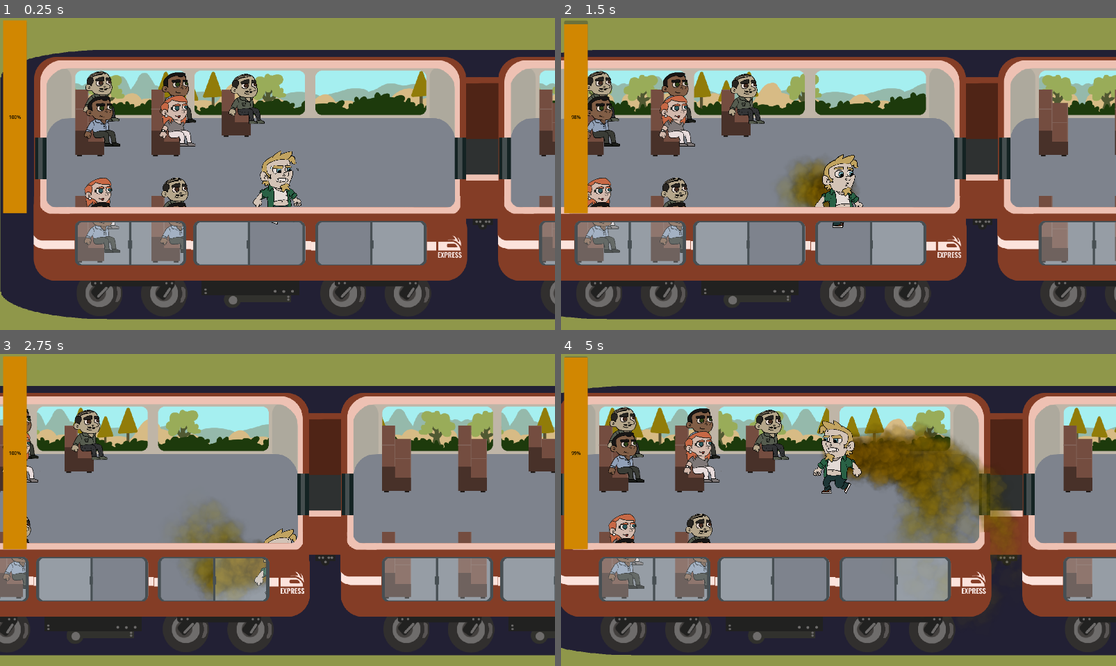
Above: before the commit, frames 1-4 (two rows, left to right).
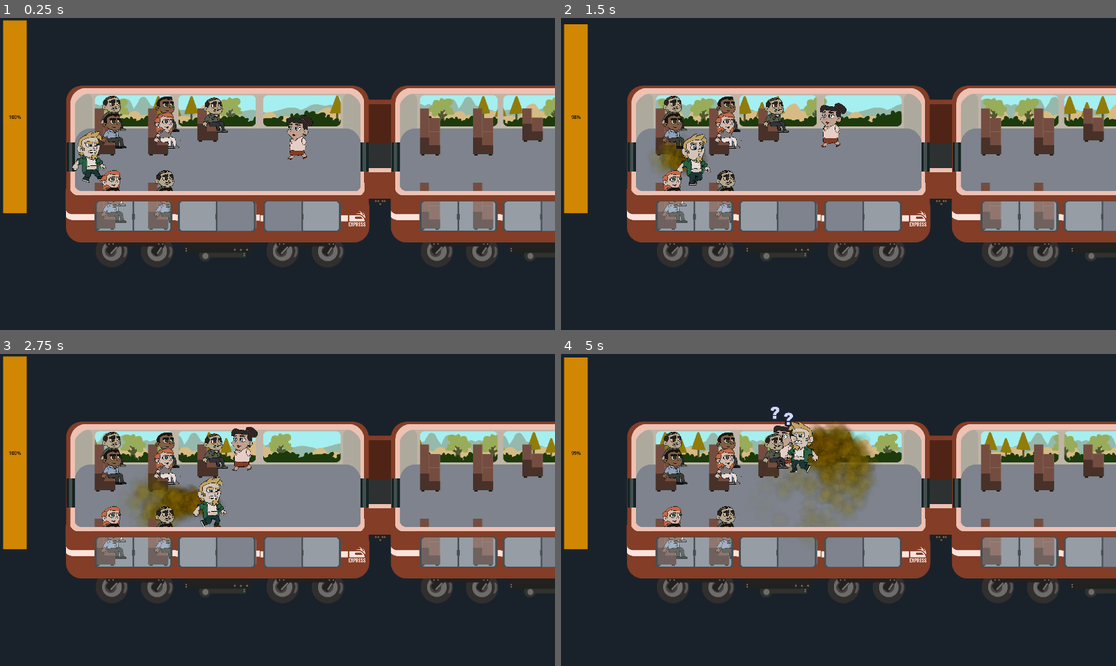
Above: after the commit, the same moments.

Repository: caiotava/Fart-Ninja
Game: Godot game, scene res://main.tscn
Same seed, same stepped clock (60 frames per second), same inputs: the game is played once before the commit and once after it. Sound files missing from this copy of the repository are replaced by a short silence.
Inputs:
- Up to frame 1 (0.25 s): no input
- Up to frame 2 (1.5 s): tap Enter at 0.5 s; hold Right (player_right) 0.53-1.28 s; hold Space (keep) 0.53-1.28 s; hold Down (player_down) from 1.28 s (still down); tap Space (keep) at 1.35 s
- Up to frame 3 (2.75 s): release Down (player_down) at 2.03 s; hold Right (player_right) from 2.03 s (still down); hold Space (keep) from 2.03 s (still down)
- Up to frame 4 (5 s): release Right (player_right) at 2.78 s; release Space (keep) at 2.78 s; hold Up (player_up) 2.78-3.53 s; tap Space (keep) at 2.85, 4.35 s; hold Space (keep) 3.53-4.28 s; hold Left (player_left) from 3.53 s (still down)

The runs differ from the first frame. In frame 1, 69% of the frame differs, in the area x 0-100%, y 0-100%; in frame 2, 71%; in frame 3, 72%; in frame 4, 73%.

Commit message:
feat: add passenger alert signs

Diff:
--- a/passengers/passenger.gd
+++ b/passengers/passenger.gd
@@ -1,5 +1,7 @@
 extends CharacterBody2D
 class_name Passenger
+
+enum ALERT_LEVEL {NONE, QUESTION, EXCLAMATION, ANGRY}
 
 var default_path_length : Array[Vector2] = [Vector2(300, 230), Vector2(1800, 920)]
 var default_sitting_position : Vector2 = Vector2(71.429, -171.429)
@@ -18,19 +20,32 @@
 @export var game_over_time: float = 2.0
 @export var inverte_flip: bool = false
 
+@export_group("Alert Timers")
+@export var alert_question_time: float = 1.2
+@export var alert_exclamation_time: float = 1.3
+@export var alert_angry_time: float = 1.5
+@export var alert_gameover_time: float = 2
+
 @onready var navigation_agent: NavigationAgent2D = $NavigationAgent2D
 @onready var animation_sprite: AnimatedSprite2D = $AnimatedSprite2D
 @onready var timer_walking : Timer = $TimerWalking
 @onready var timer_stand_up : Timer = $TimerStandUp
 @onready var timer_game_over: Timer = $TimerGameOver
+@onready var timer_alert_question: Timer = $TimerAlertQuestion
+@onready var timer_alert_exclamation: Timer = $TimerAlertExclamation
+@onready var alert_sign : Sprite2D = $AlertSign
+@onready var animation_player : AnimationPlayer = $AnimationPlayer
 
 var is_sitting = false;
 var nearest_seat : Seat = null
 var alert_timestamp = null
+var alert_level : ALERT_LEVEL = ALERT_LEVEL.NONE
 
 signal game_over
 
 func _ready():
+	animation_player.active = false
+	animation_sprite.modulate = Color.WHITE
 	if is_sitting:
 		set_sitting_animation()
 
@@ -80,6 +95,9 @@
 	velocity = current_agent_position.direction_to(next_path_position) * movement_speed
 	animation_sprite.play("walking")
 
+	if velocity != Vector2.ZERO:
+		animation_sprite.flip_h = velocity.x < 0
+
 	# has collision
 	if move_and_slide():
 		pause_movement()
@@ -128,12 +146,13 @@
 	animation_sprite.position = default_sitting_position
 
 func enter_alert_mode():
-	timer_game_over.start()
-	if can_stand_up && is_sitting:
-		timer_stand_up.start()
+	set_alert_level(ALERT_LEVEL.QUESTION)
+
+	if is_sitting && can_stand_up:
+			timer_stand_up.start()
 
 func exit_alert_mode():
-	timer_game_over.stop()
+	set_alert_level(ALERT_LEVEL.NONE)
 
 func _on_timer_stand_up_timeout():
 	nearest_seat = null
@@ -159,7 +178,44 @@
 		global_position = current_seat.get_position_to_take_a_seat()
 		set_movement_target(nearest_seat.get_position_to_take_a_seat())
 
-
 func _on_timer_game_over_timeout():
 	print ("Game Over")
 	game_over.emit()
+
+func set_alert_level(level : ALERT_LEVEL):
+	alert_level = level
+
+	match alert_level:
+		ALERT_LEVEL.NONE:
+			timer_alert_question.stop()
+			timer_alert_exclamation.stop()
+			timer_game_over.stop()
+			alert_sign.visible = false
+			animation_player.stop()
+			animation_sprite.modulate = Color.WHITE
+			if is_sitting:
+				animation_sprite.play("sitting")
+		ALERT_LEVEL.QUESTION:
+			timer_alert_question.start()
+			alert_sign.visible = true
+			alert_sign.frame = 0
+			if is_sitting:
+				animation_sprite.play("sitting_question")
+		ALERT_LEVEL.EXCLAMATION:
+			timer_alert_exclamation.start()
+			alert_sign.frame = 1
+			if is_sitting:
+				animation_sprite.play("sitting_exclamation")
+		ALERT_LEVEL.ANGRY:
+			animation_player.active = true
+			animation_player.play("alert-color-modulation")
+			timer_game_over.start()
+			alert_sign.frame = 2
+			if is_sitting:
+				animation_sprite.play("sitting_angry")
+
+func _on_timer_alert_question_timeout():
+	set_alert_level(ALERT_LEVEL.EXCLAMATION)
+
+func _on_timer_alert_exclamation_timeout():
+	set_alert_level(ALERT_LEVEL.ANGRY)
--- a/passengers/passenger.tscn
+++ b/passengers/passenger.tscn
@@ -1,11 +1,34 @@
-[gd_scene load_steps=4 format=3 uid="uid://bcih6li88g6a"]
+[gd_scene load_steps=7 format=3 uid="uid://bcih6li88g6a"]
 
 [ext_resource type="Script" path="res://passengers/passenger.gd" id="1_nd8ur"]
 [ext_resource type="SpriteFrames" uid="uid://bmeoy1t68s31s" path="res://passengers/animations/fart-police.tres" id="2_nkr8l"]
+[ext_resource type="Texture2D" uid="uid://d1tu5474hj6r8" path="res://passengers/gfx/alert-signs.png" id="3_mfuoy"]
 
 [sub_resource type="CapsuleShape2D" id="CapsuleShape2D_vb5ac"]
 radius = 33.8571
 height = 257.143
+
+[sub_resource type="Animation" id="Animation_inkla"]
+resource_name = "alert-color-modulation"
+length = 0.6
+loop_mode = 1
+tracks/0/type = "value"
+tracks/0/imported = false
+tracks/0/enabled = true
+tracks/0/path = NodePath("AnimatedSprite2D:modulate")
+tracks/0/interp = 1
+tracks/0/loop_wrap = true
+tracks/0/keys = {
+"times": PackedFloat32Array(0, 0.2, 0.6),
+"transitions": PackedFloat32Array(1, 1, 1),
+"update": 0,
+"values": [Color(0.717647, 0.937255, 0.733333, 1), Color(0.341176, 0.596078, 0.368627, 1), Color(0.519804, 0.822851, 0.548871, 1)]
+}
+
+[sub_resource type="AnimationLibrary" id="AnimationLibrary_t1v7i"]
+_data = {
+"alert-color-modulation": SubResource("Animation_inkla")
+}
 
 [node name="Passenger" type="CharacterBody2D" groups=["passengers"]]
 z_index = 1
@@ -35,6 +58,32 @@
 [node name="TimerGameOver" type="Timer" parent="."]
 wait_time = 2.0
 
+[node name="TimerAlertExclamation" type="Timer" parent="."]
+wait_time = 2.0
+one_shot = true
+
+[node name="TimerAlertQuestion" type="Timer" parent="."]
+wait_time = 2.0
+one_shot = true
+
+[node name="AlertSign" type="Sprite2D" parent="."]
+visible = false
+z_index = 1
+y_sort_enabled = true
+position = Vector2(67.8571, -860.714)
+scale = Vector2(2.045, 2.045)
+texture = ExtResource("3_mfuoy")
+hframes = 3
+region_rect = Rect2(662, 24, 109, 136)
+
+[node name="AnimationPlayer" type="AnimationPlayer" parent="."]
+active = false
+libraries = {
+"": SubResource("AnimationLibrary_t1v7i")
+}
+
 [connection signal="timeout" from="TimerWalking" to="." method="_on_timer_timeout"]
 [connection signal="timeout" from="TimerStandUp" to="." method="_on_timer_stand_up_timeout"]
 [connection signal="timeout" from="TimerGameOver" to="." method="_on_timer_game_over_timeout"]
+[connection signal="timeout" from="TimerAlertExclamation" to="." method="_on_timer_alert_exclamation_timeout"]
+[connection signal="timeout" from="TimerAlertQuestion" to="." method="_on_timer_alert_question_timeout"]
--- a/project.godot
+++ b/project.godot
@@ -68,3 +68,4 @@
 textures/canvas_textures/default_texture_filter=0
 renderer/rendering_method="mobile"
 textures/lossless_compression/force_png=true
+environment/defaults/default_clear_color=Color(0.0980392, 0.133333, 0.168627, 1)
--- a/train/carriage.tscn
+++ b/train/carriage.tscn
@@ -22,15 +22,17 @@
 [sub_resource type="CircleShape2D" id="CircleShape2D_s2l13"]
 radius = 30.0
 
-[node name="Carriage" type="Node2D"]
+[node name="Carriage" type="Node2D" node_paths=PackedStringArray("player", "main_carriage")]
 y_sort_enabled = true
 script = ExtResource("1_ee3qt")
-player = null
-main_carriage = null
+player = NodePath("Player")
+main_carriage = NodePath("Carriages/Carriage01")
 
 [node name="Camera2D" type="Camera2D" parent="."]
 position = Vector2(1461, 628)
-limit_left = 200
+offset = Vector2(0, -200)
+zoom = Vector2(0.7, 0.7)
+limit_left = 0
 limit_top = 0
 limit_right = 111950
 limit_bottom = 600
@@ -87,6 +89,7 @@
 follow_viewport_enabled = true
 
 [node name="BackgroundColor" type="TextureRect" parent="BackgroundColor"]
+visible = false
 top_level = true
 anchors_preset = 15
 anchor_right = 1.0
@@ -97,6 +100,7 @@
 texture = ExtResource("6_y8psx")
 
 [node name="BackgroundTrain" type="TextureRect" parent="BackgroundColor"]
+visible = false
 top_level = true
 anchors_preset = 14
 anchor_top = 0.5
--- a/train/carriages/carriage-01.tscn
+++ b/train/carriages/carriage-01.tscn
@@ -6,6 +6,7 @@
 [ext_resource type="PackedScene" uid="uid://bcih6li88g6a" path="res://passengers/passenger.tscn" id="3_nl3fb"]
 [ext_resource type="SpriteFrames" uid="uid://g7udik6y4bs1" path="res://passengers/animations/passenger-03.tres" id="5_n6u1b"]
 [ext_resource type="SpriteFrames" uid="uid://3f8jh0gi3o8f" path="res://passengers/animations/passenger-02.tres" id="6_666n3"]
+[ext_resource type="SpriteFrames" uid="uid://r8jtnpq54hjq" path="res://passengers/animations/train-ward.tres" id="7_8dck6"]
 
 [node name="Carriage" instance=ExtResource("1_qrijo")]
 
@@ -36,33 +37,167 @@
 
 [node name="Passenger" parent="Passengers" index="0" instance=ExtResource("3_nl3fb")]
 position = Vector2(1580, 510)
+movement_speed = 200.0
+movement_target_position = Vector2(60, 180)
+is_paused = false
+pause_time_limit = 1.5
+pause_likelihood = 0.1
+can_stand_up = false
+stand_up_time = 1.5
+game_over_time = 2.0
+inverte_flip = false
+alert_question_time = 1.2
+alert_exclamation_time = 1.3
+alert_angry_time = 1.5
+alert_gameover_time = 2.0
 
 [node name="Passenger2" parent="Passengers" index="1" instance=ExtResource("3_nl3fb")]
 position = Vector2(1580, 510)
 animation_resource = ExtResource("5_n6u1b")
+movement_speed = 200.0
+movement_target_position = Vector2(60, 180)
+is_paused = false
+pause_time_limit = 1.5
+pause_likelihood = 0.1
+can_stand_up = false
+stand_up_time = 1.5
+game_over_time = 2.0
+inverte_flip = false
+alert_question_time = 1.2
+alert_exclamation_time = 1.3
+alert_angry_time = 1.5
+alert_gameover_time = 2.0
 
 [node name="Passenger3" parent="Passengers" index="2" instance=ExtResource("3_nl3fb")]
 position = Vector2(1580, 510)
 animation_resource = ExtResource("6_666n3")
+movement_speed = 200.0
+movement_target_position = Vector2(60, 180)
+is_paused = false
+pause_time_limit = 1.5
+pause_likelihood = 0.1
+can_stand_up = false
+stand_up_time = 1.5
+game_over_time = 2.0
+inverte_flip = false
+alert_question_time = 1.2
+alert_exclamation_time = 1.3
+alert_angry_time = 1.5
+alert_gameover_time = 2.0
 
 [node name="Passenger4" parent="Passengers" index="3" instance=ExtResource("3_nl3fb")]
 position = Vector2(1580, 510)
 animation_resource = ExtResource("5_n6u1b")
+movement_speed = 200.0
+movement_target_position = Vector2(60, 180)
+is_paused = false
+pause_time_limit = 1.5
+pause_likelihood = 0.1
+can_stand_up = false
+stand_up_time = 1.5
+game_over_time = 2.0
+inverte_flip = false
+alert_question_time = 1.2
+alert_exclamation_time = 1.3
+alert_angry_time = 1.5
+alert_gameover_time = 2.0
 
 [node name="Passenger5" parent="Passengers" index="4" instance=ExtResource("3_nl3fb")]
 position = Vector2(1580, 510)
+movement_speed = 200.0
+movement_target_position = Vector2(60, 180)
+is_paused = false
+pause_time_limit = 1.5
+pause_likelihood = 0.1
+can_stand_up = false
+stand_up_time = 1.5
+game_over_time = 2.0
+inverte_flip = false
+alert_question_time = 1.2
+alert_exclamation_time = 1.3
+alert_angry_time = 1.5
+alert_gameover_time = 2.0
 
 [node name="Passenger6" parent="Passengers" index="5" instance=ExtResource("3_nl3fb")]
 position = Vector2(1580, 510)
 animation_resource = ExtResource("5_n6u1b")
+movement_speed = 200.0
+movement_target_position = Vector2(60, 180)
+is_paused = false
+pause_time_limit = 1.5
+pause_likelihood = 0.1
+can_stand_up = false
+stand_up_time = 1.5
+game_over_time = 2.0
+inverte_flip = false
+alert_question_time = 1.2
+alert_exclamation_time = 1.3
+alert_angry_time = 1.5
+alert_gameover_time = 2.0
 
 [node name="Passenger7" parent="Passengers" index="6" instance=ExtResource("3_nl3fb")]
 position = Vector2(1580, 510)
 animation_resource = ExtResource("5_n6u1b")
+movement_speed = 200.0
+movement_target_position = Vector2(60, 180)
+is_paused = false
+pause_time_limit = 1.5
+pause_likelihood = 0.1
+can_stand_up = false
+stand_up_time = 1.5
+game_over_time = 2.0
+inverte_flip = false
+alert_question_time = 1.2
+alert_exclamation_time = 1.3
+alert_angry_time = 1.5
+alert_gameover_time = 2.0
 
 [node name="Passenger8" parent="Passengers" index="7" instance=ExtResource("3_nl3fb")]
 position = Vector2(1580, 510)
 animation_resource = ExtResource("6_666n3")
+movement_speed = 200.0
+movement_target_position = Vector2(60, 180)
+is_paused = false
+pause_time_limit = 1.5
+pause_likelihood = 0.1
+can_stand_up = false
+stand_up_time = 1.5
+game_over_time = 2.0
+inverte_flip = false
+alert_question_time = 1.2
+alert_exclamation_time = 1.3
+alert_angry_time = 1.5
+alert_gameover_time = 2.0
 
 [node name="Passenger9" parent="Passengers" index="8" instance=ExtResource("3_nl3fb")]
 position = Vector2(1580, 510)
+movement_speed = 200.0
+movement_target_position = Vector2(60, 180)
+is_paused = false
+pause_time_limit = 1.5
+pause_likelihood = 0.1
+can_stand_up = false
+stand_up_time = 1.5
+game_over_time = 2.0
+inverte_flip = false
+alert_question_time = 1.2
+alert_exclamation_time = 1.3
+alert_angry_time = 1.5
+alert_gameover_time = 2.0
+
+[node name="TrainWard" parent="Passengers" index="9" instance=ExtResource("3_nl3fb")]
+position = Vector2(1580, 510)
+animation_resource = ExtResource("7_8dck6")
+movement_speed = 120.0
+movement_target_position = Vector2(60, 180)
+is_paused = false
+pause_time_limit = 2.5
+pause_likelihood = 0.1
+can_stand_up = false
+stand_up_time = 1.5
+game_over_time = 2.0
+inverte_flip = false
+alert_question_time = 1.2
+alert_exclamation_time = 1.3
+alert_angry_time = 1.5
+alert_gameover_time = 2.0
--- a/train/carriages/carriage-02.tscn
+++ b/train/carriages/carriage-02.tscn
@@ -6,7 +6,7 @@
 [ext_resource type="PackedScene" uid="uid://bcih6li88g6a" path="res://passengers/passenger.tscn" id="4_x4r72"]
 [ext_resource type="SpriteFrames" uid="uid://bmeoy1t68s31s" path="res://passengers/animations/fart-police.tres" id="5_ke1ri"]
 
-[node name="Carriage" instance=ExtResource("1_e3oj6")]
+[node name="Carriage2" instance=ExtResource("1_e3oj6")]
 
 [node name="CollisionShape2D" parent="CarriageBackground/Collisions/WallLeftDoor" index="0"]
 disabled = true
@@ -38,12 +38,12 @@
 [node name="NavigationRegion2D" parent="Passengers" index="0"]
 metadata/_edit_lock_ = true
 
-[node name="Passenger" parent="Passengers" index="1" instance=ExtResource("4_x4r72")]
+[node name="FartPolice" parent="Passengers" index="1" instance=ExtResource("4_x4r72")]
 position = Vector2(1473, 526)
 animation_resource = ExtResource("5_ke1ri")
 movement_path_length = Array[Vector2]([Vector2(2000, 230), Vector2(3600, 920)])
 
-[node name="AnimatedSprite2D" parent="Passengers/Passenger" index="0"]
+[node name="AnimatedSprite2D" parent="Passengers/FartPolice" index="0"]
 flip_h = true
 
-[editable path="Passengers/Passenger"]
+[editable path="Passengers/FartPolice"]
Binary file added: passengers/gfx/alert-signs.png
Not shown, added: passengers/gfx/alert-signs.png.import
Not shown: 1 places in train/carriages/carriage-01.tscn that only renumber resources
